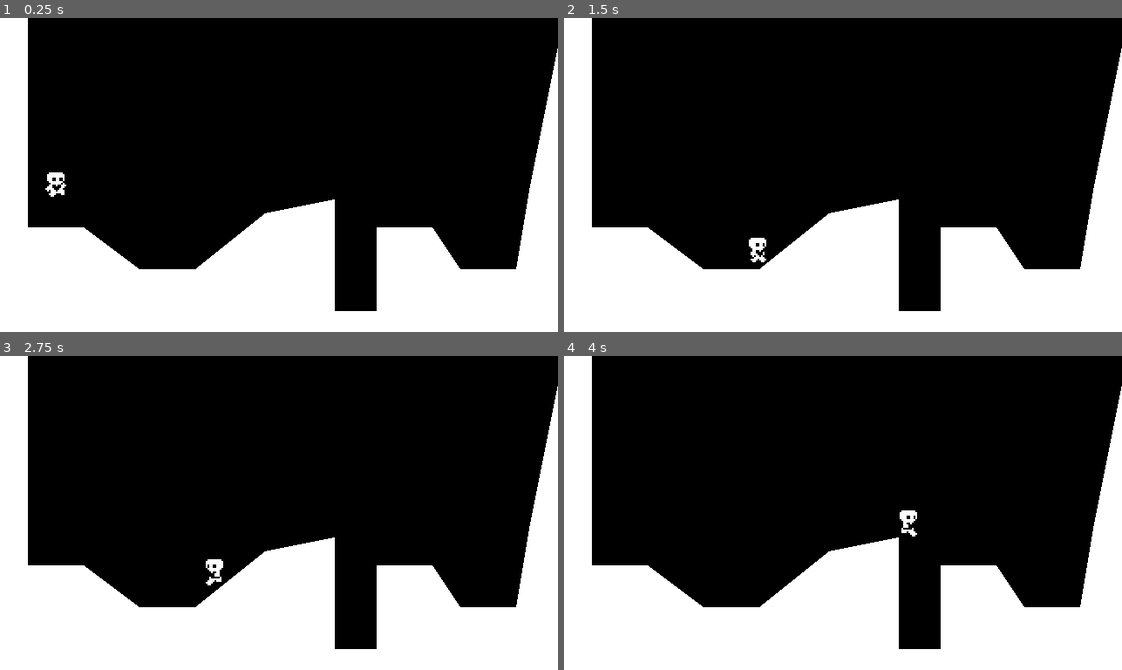
Above: before the commit, frames 1-4 (two rows, left to right).
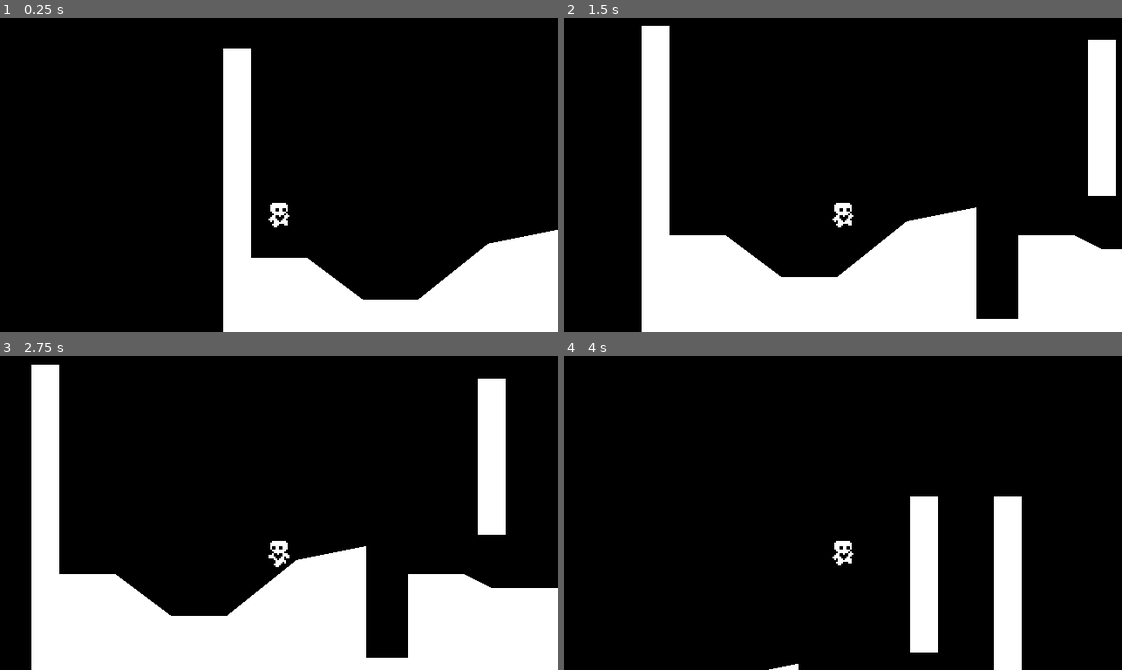
Above: after the commit, the same moments.

Repository: KadirKuruca/GodotPlatformer2D
Game: Godot game, scene res://scenes/world.tscn
Same seed, same stepped clock (60 frames per second), same inputs: the game is played once before the commit and once after it.
Inputs:
- Up to frame 1 (0.25 s): no input
- Up to frame 2 (1.5 s): tap Enter (ui_accept) at 0.5, 0.6, 0.77, 1.07, 1.35 s; hold Right (ui_right) from 0.53 s (still down)
- Up to frame 3 (2.75 s): tap Enter (ui_accept) at 1.52, 1.82, 2.1 s; release Right (ui_right) at 2.03 s; hold Left (ui_left) from 2.03 s (still down)
- Up to frame 4 (4 s): release Left (ui_left) at 2.78 s; hold Right (ui_right) from 2.78 s (still down); tap Enter (ui_accept) at 2.85, 3.02, 3.32, 3.6, 3.77 s

The runs differ from the first frame. In frame 1, 26% of the frame differs, in the area x 0-100%, y 0-100%; in frame 2, 25%; in frame 3, 21%; in frame 4, 35%.

Commit message:
Implement air jump and wall jump features

Diff:
--- a/DefaultMovementData.tres
+++ b/DefaultMovementData.tres
@@ -8,3 +8,6 @@
 friction = 1000.0
 speed = 100.0
 jump_velocity = -300.0
+gravity_scale = 1.0
+air_resistance = 200.0
+air_accelaration = 400.0
--- a/PlayerMovementData.gd
+++ b/PlayerMovementData.gd
@@ -8,3 +8,4 @@
 @export var gravity_scale = 1.0
 @export var air_resistance = 200.0
 @export var air_accelaration = 400.0
+@export var air_jump_multiplier = 0.8
--- a/scenes/player.gd
+++ b/scenes/player.gd
@@ -5,9 +5,12 @@
 @onready var animated_sprite_2d = $AnimatedSprite2D
 @onready var coyote_jump_timer = $CoyoteJumpTimer
 var gravity = ProjectSettings.get_setting("physics/2d/default_gravity")
+var air_jump = false
+var just_wall_jumped = false
 
 func _physics_process(delta):
 	apply_gravity(delta)
+	handle_wall_jump()
 	handle_jump()
 	var input_axis = Input.get_axis("ui_left", "ui_right")
 	handle_acceleration(input_axis, delta)
@@ -19,6 +22,7 @@
 	var just_left_ledge = was_on_floor and not is_on_floor() and velocity.y >= 0
 	if just_left_ledge:
 		coyote_jump_timer.start()
+	just_wall_jumped = false
 
 func handle_acceleration(input_axis, delta):
 	if input_axis != 0:
@@ -36,12 +40,27 @@
 		velocity.y += gravity * delta * movement_data.gravity_scale
 
 func handle_jump():
+	if is_on_floor(): air_jump = true
+
 	if is_on_floor() or coyote_jump_timer.time_left > 0.0:
-		if Input.is_action_just_pressed("ui_up"):
+		if Input.is_action_just_pressed("ui_accept"):
 			velocity.y = movement_data.jump_velocity
 	if not is_on_floor():
-		if Input.is_action_just_released("ui_up") and velocity.y < movement_data.jump_velocity / 2:
+		if Input.is_action_just_released("ui_accept") and velocity.y < movement_data.jump_velocity / 2:
 			velocity.y = movement_data.jump_velocity / 2
+
+		if Input.is_action_just_pressed("ui_accept") and air_jump and not just_wall_jumped:
+			velocity.y = movement_data.jump_velocity * movement_data.air_jump_multiplier
+			air_jump = false
+
+func handle_wall_jump():
+	if not is_on_wall(): return
+	var wall_normal = get_wall_normal()
+
+	if Input.is_action_just_pressed("ui_left") or Input.is_action_just_pressed("ui_right"):
+		velocity.x = wall_normal.x * movement_data.speed
+		velocity.y = movement_data.jump_velocity
+		just_wall_jumped = true
 
 func update_animations(input_axis):
 	if input_axis != 0:
--- a/scenes/player.tscn
+++ b/scenes/player.tscn
@@ -87,6 +87,10 @@
 script = ExtResource("1_s3rv3")
 movement_data = ExtResource("2_f6bt8")
 
+[node name="Camera2D" type="Camera2D" parent="."]
+position = Vector2(2.08165e-12, -32)
+scale = Vector2(1, 1)
+
 [node name="CollisionShape2D" type="CollisionShape2D" parent="."]
 visible = false
 position = Vector2(0, -7.66)
--- a/scenes/world.tscn
+++ b/scenes/world.tscn
@@ -1,7 +1,10 @@
-[gd_scene load_steps=3 format=3 uid="uid://coylticr2wymf"]
+[gd_scene load_steps=4 format=3 uid="uid://coylticr2wymf"]
 
 [ext_resource type="Script" path="res://scenes/world.gd" id="1_hr3b6"]
 [ext_resource type="PackedScene" uid="uid://chweokfpucefn" path="res://scenes/player.tscn" id="2_xusjn"]
+
+[sub_resource type="RectangleShape2D" id="RectangleShape2D_whjyd"]
+size = Vector2(16, 89.5)
 
 [node name="World" type="Node2D"]
 script = ExtResource("1_hr3b6")
@@ -11,10 +14,23 @@
 [node name="CollisionPolygon2D" type="CollisionPolygon2D" parent="StaticBody2D"]
 unique_name_in_owner = true
 scale = Vector2(1.01914, 1.03725)
-polygon = PackedVector2Array(0, 0, 15.6995, 0, 15.6995, 115. …(155 unchanged characters)… 4, 115.691, 243.343, 115.691, 259.042, 138.829, 290.441, 138.829, 298.291, 92.5528, 313.991, 15.4824, 313.991, 239.977, 0, 239.977)
+polygon = PackedVector2Array(0, 0, 15.6995, 0, 15.6995, 115. …(155 unchanged characters)… 4, 115.691, 243.343, 115.691, 259.042, 123.403, 298.291, 123.403, 298.291, 7.7127, 313.99, 7.7127, 313.991, 239.977, 0, 239.977)
 
 [node name="Polygon2D" type="Polygon2D" parent="StaticBody2D/CollisionPolygon2D"]
 unique_name_in_owner = true
 
+[node name="StaticBody2D2" type="StaticBody2D" parent="."]
+
+[node name="CollisionShape2D" type="CollisionShape2D" parent="StaticBody2D2"]
+position = Vector2(264, 52.75)
+shape = SubResource("RectangleShape2D_whjyd")
+
+[node name="ColorRect" type="ColorRect" parent="StaticBody2D2"]
+offset_left = 256.0
+offset_top = 8.0
+offset_right = 272.0
+offset_bottom = 96.0
+scale = Vector2(1, 1.01575)
+
 [node name="Player" parent="." instance=ExtResource("2_xusjn")]
 position = Vector2(32, 72)
